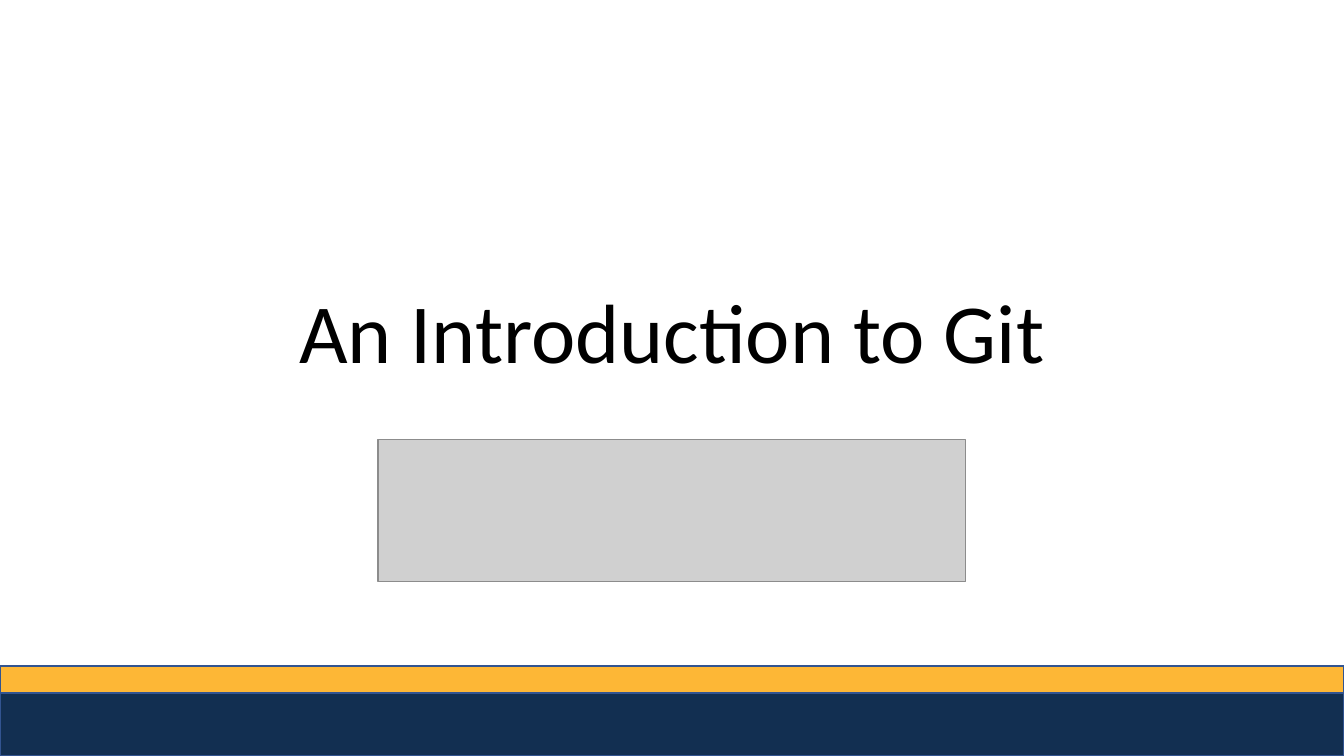
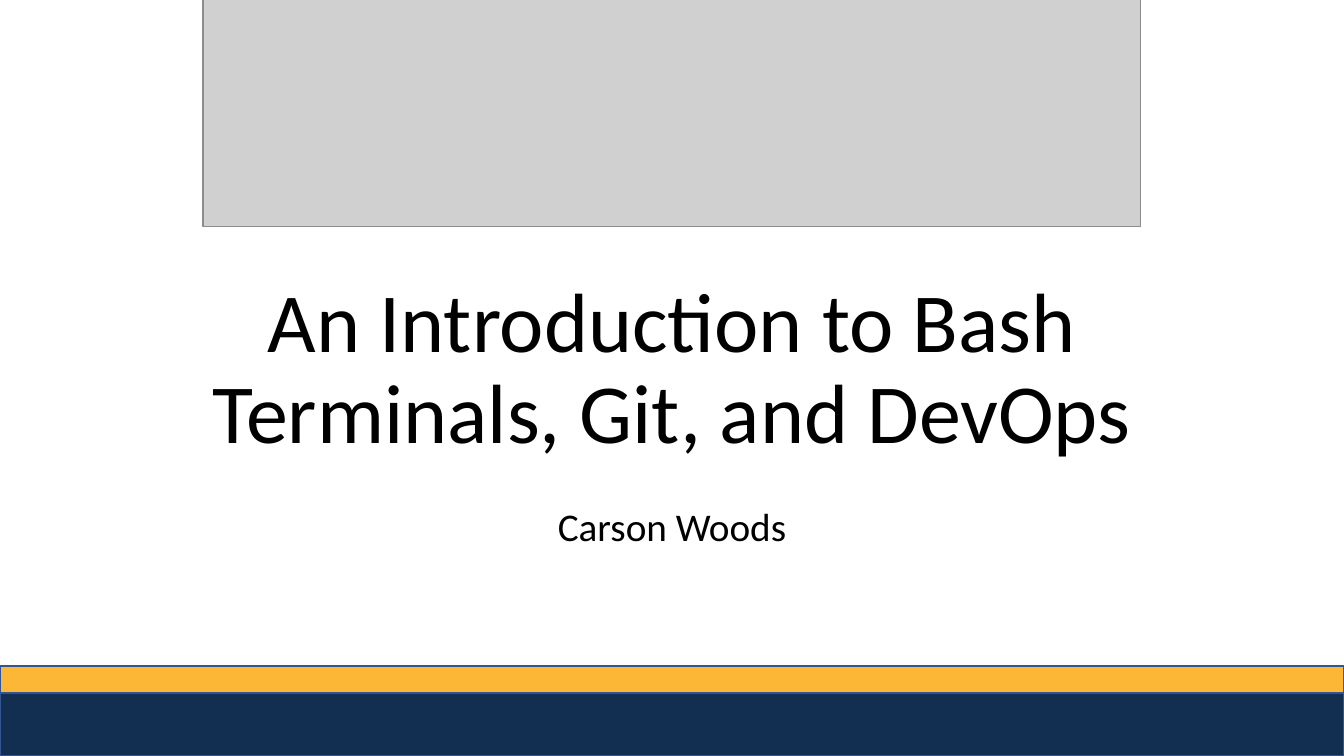
Before and after one commit to carsonwoods/git-devops-workshop, a slide deck: slide 1 of git/Introduction to Git.pptx. Drawn at 1344x756 pixels with LibreOffice and Linux fonts; fonts in the diff are those of the drawing; grey boxes stand for pictures. Boxes give left, top, right and bottom in pixels: in the first picture for what was removed or moved away, otherwise in the second. Text is boxed around its words. In the diff, an @@ line names an element or a change of style, - is before the commit and + after.

Commit message:
Update Slides

```diff
--- a/git/Introduction to Git.pptx
+++ b/git/Introduction to Git.pptx
@@ picture: place and size @@
-picture at (378, 440, 966, 582)
+picture at (203, 0, 1141, 226)
@@ title at (213, 293, 1130, 457): text changed @@
-An Introduction to Git
+An Introduction to Bash Terminals, Git, and DevOps
@@ text added at (558, 513, 786, 542), 28 pt, text #000000 @@
+Carson Woods
```
Also in this commit, not shown: 3 slides added.
